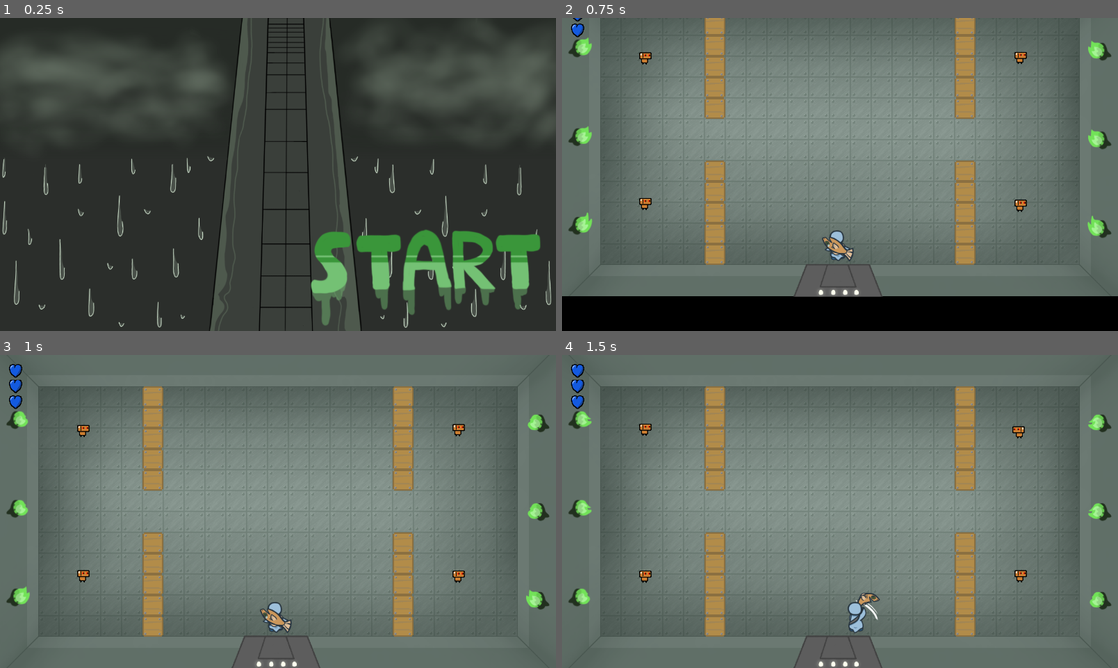
Above: before the commit, frames 1-4 (two rows, left to right).
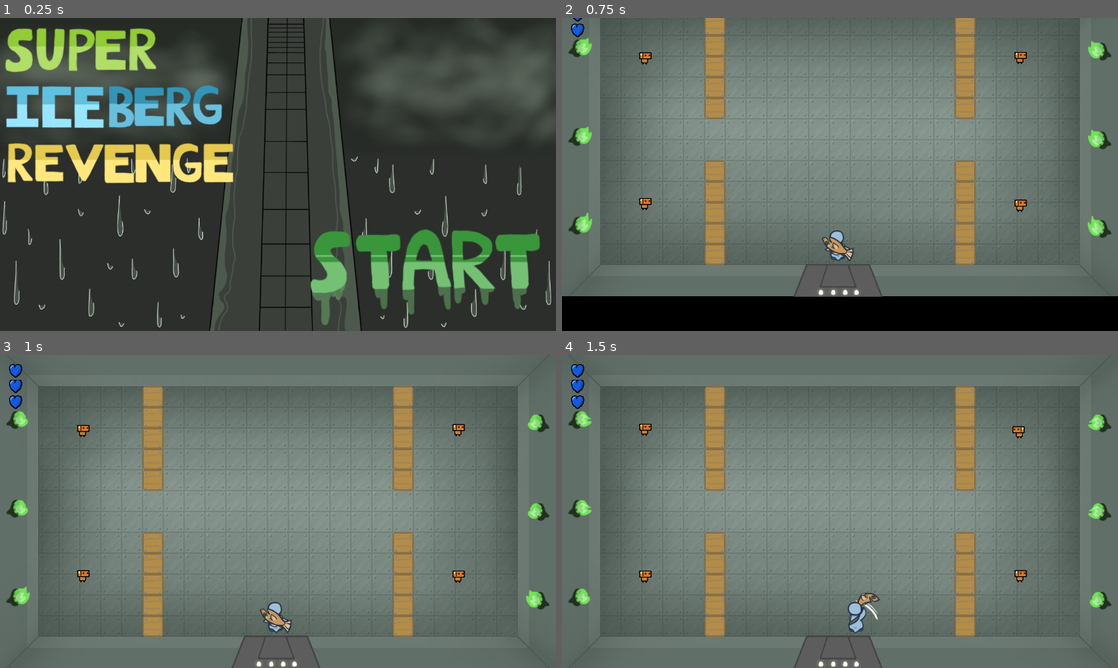
Above: after the commit, the same moments.

Repository: actually-reb/fenrir-2020
Game: Godot game, scene res://scene/Main.tscn
The game is run twice, just before and just after one commit, with the same random seed, the same clock (stepped at 60 frames per second) and the same inputs.
Inputs (mouse positions are in pixels of both pictures, inside the frame that each line leads up to):
- Up to frame 1 (0.25 s): no input
- Up to frame 2 (0.75 s): click (990, 268) at 0.5 s
- Up to frame 3 (1 s): no input
- Up to frame 4 (1.5 s): move the mouse to (962, 495) at 1.27 s; hold D (move_right) from 1.28 s (still down); click (962, 495) at 1.42 s

The runs differ from the first frame. In frame 1, 9.6% of the frame differs, in the area x 0-98%, y 3-99%; in frame 2, nothing differs; in frame 3, nothing differs; in frame 4, nothing differs.

Commit message:
title screen logo

Diff:
--- a/scene/Game.gd
+++ b/scene/Game.gd
@@ -57,7 +57,7 @@
 	Global.current_floor += 1
 	call_deferred("remove_child", room)
 	room.queue_free()
-	if Global.current_floor % 2 == 0:
+	if Global.current_floor % 4 == 0:
 		load_room(random_item_floor())
 	else:
 		load_room(random_floor())
--- a/scene/Title.tscn
+++ b/scene/Title.tscn
@@ -1,9 +1,10 @@
-[gd_scene load_steps=6 format=2]
+[gd_scene load_steps=7 format=2]
 
 [ext_resource path="res://sprite/game_menu.png" type="Texture" id=1]
 [ext_resource path="res://music/titlescreen.ogg" type="AudioStream" id=2]
 [ext_resource path="res://scene/Title.gd" type="Script" id=3]
 [ext_resource path="res://sprite/start_button.png" type="Texture" id=4]
+[ext_resource path="res://sprite/Menu_title.png" type="Texture" id=5]
 
 [sub_resource type="StyleBoxEmpty" id=1]
 
@@ -20,11 +21,16 @@
 texture = ExtResource( 1 )
 centered = false
 
+[node name="Menu_title" type="Sprite" parent="."]
+position = Vector2( 282.389, 189.837 )
+scale = Vector2( 0.748473, 0.748473 )
+texture = ExtResource( 5 )
+
 [node name="StartButton" type="Button" parent="."]
-margin_left = 651.0
-margin_top = 437.0
-margin_right = 1314.0
-margin_bottom = 717.0
+margin_left = 649.74
+margin_top = 435.74
+margin_right = 1312.74
+margin_bottom = 715.74
 custom_styles/focus = SubResource( 1 )
 icon = ExtResource( 4 )
 flat = true
Not shown, added: sprite/Menu_title.png.import
